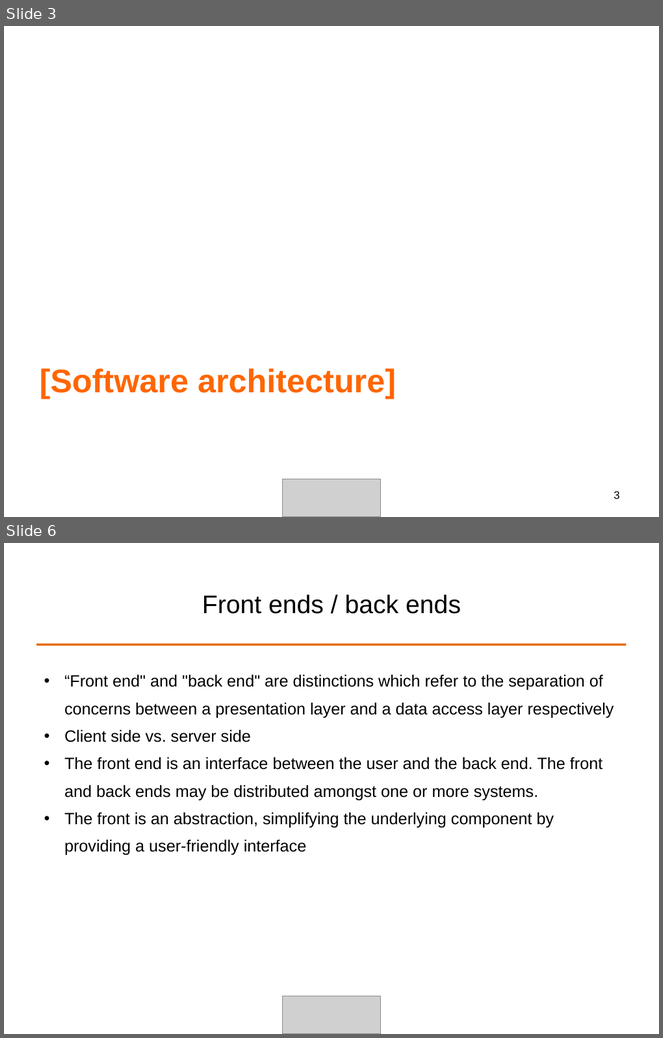
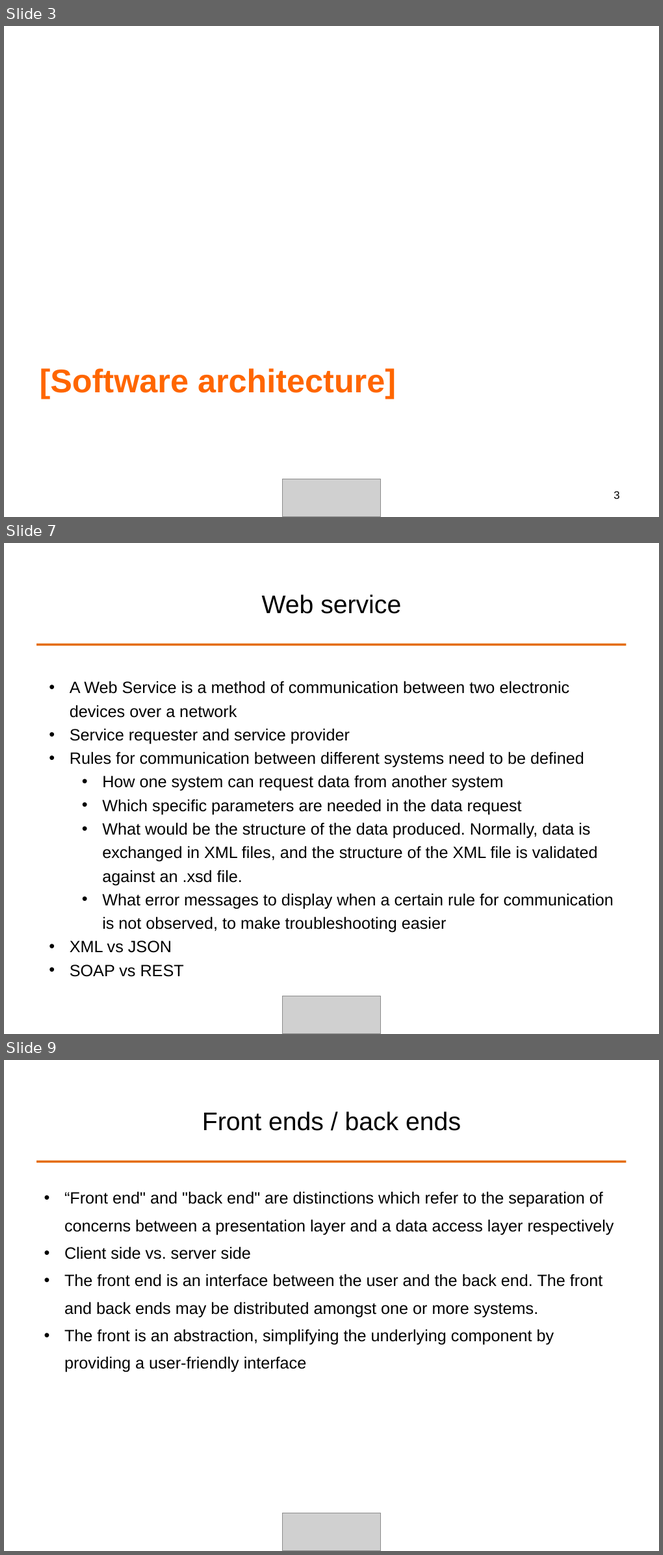
Before and after one commit to ALPHACamp/Camp-3-iOS-Dev, a slide deck: Class presentation/Week1 - Shyne/10-08-2014.ppt. Shown one above the other, each under a label of ours: slides 3 and 6 before the commit, slides 3, 7 and 9 after it; the slides between them are not shown. The pictures are 663x1038 and 663x1555 pixels, drawn with LibreOffice and Linux fonts; fonts in the diff are those of the drawing; grey boxes stand for pictures. Boxes give left, top, right and bottom in pixels: in the first picture for what was removed or moved away, otherwise in the second. Text is boxed around its words. In the diff, an @@ line names an element or a change of style, - is before the commit and + after.

```diff
--- a/Class presentation/Week1 - Shyne/10-08-2014.ppt
+++ b/Class presentation/Week1 - Shyne/10-08-2014.ppt
@@ slide 7 added at (4, 543, 659, 1034), background #FFFFFF @@
@@ title added at (262, 594, 401, 614), 28 pt, text #000000 @@
+Web service
@@ line added from (36, 644) to (627, 644), #E46C0A 2.49 pt @@
@@ text added at (70, 681, 614, 977), 18 pt, text #000000 @@
+• A Web Service is a method of communication between two electronic devices over a network
+• Service requester and service provider
+• Rules for communication between different systems need to be defined
+  • How one system can request data from another system
+  • Which specific parameters are needed in the data request
+  • What would be the structure of the data produced. Normally, data is exchanged in XML files, and the structure of the XML file is validated against an .xsd file.
+  • What error messages to display when a certain rule for communication is not observed, to make troubleshooting easier
+• XML vs JSON
+• SOAP vs REST
@@ picture added at (282, 997, 381, 1034) @@
@@ what was slide 6 is now slide 9 @@
```
Also in this commit, not shown: 3 slides changed, 2 other slides added, 1 slide removed.
